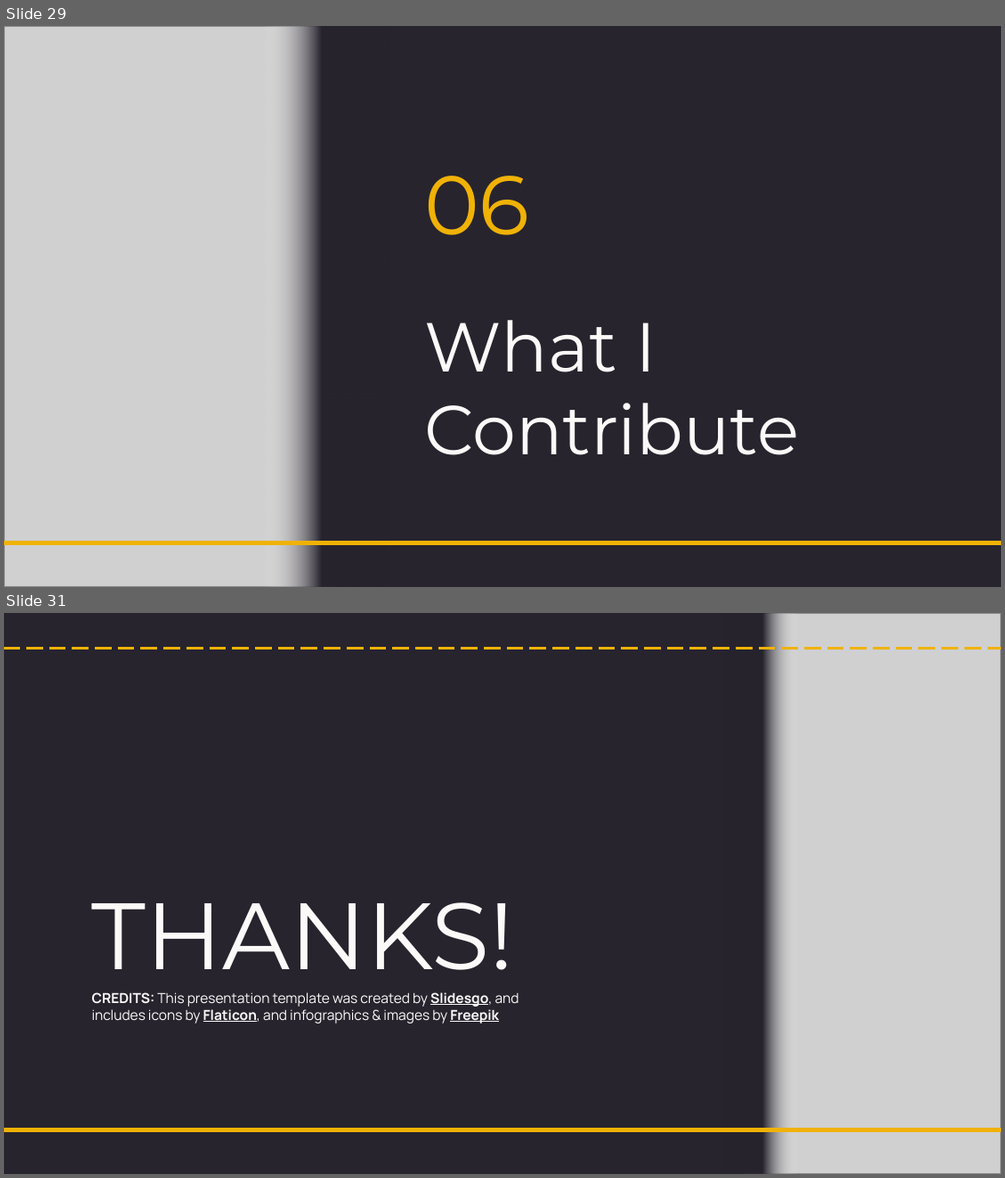
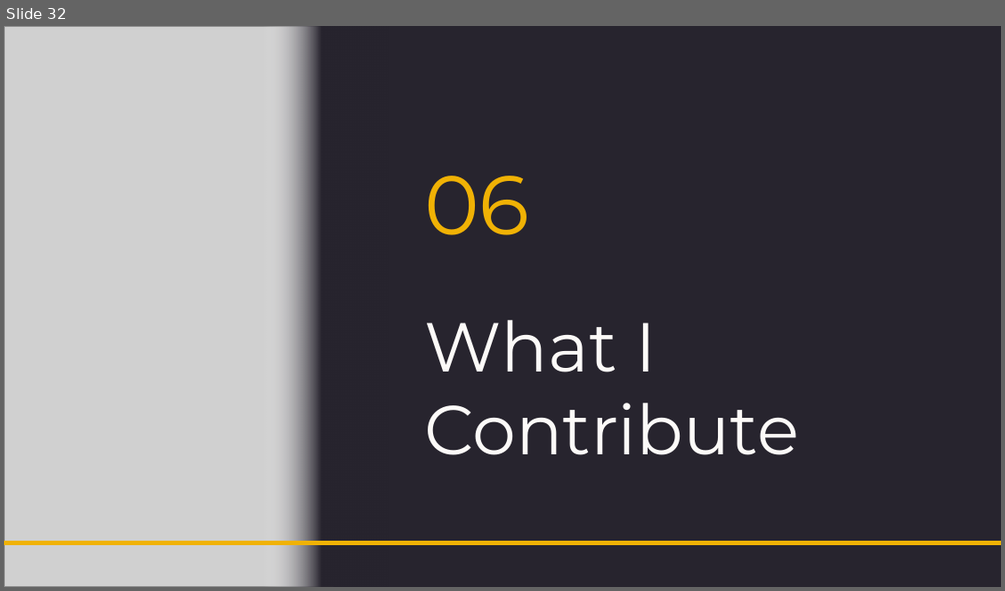
Before and after one commit to NightfuryEquinn/Ridership, a slide deck: docs/24202141_yipzixian_p1_presentation_revised.pptx. Shown one above the other, each under a label of ours: slides 29 and 31 before the commit, slide 32 after it; the slides between them are not shown. The pictures are 1005x1178 and 1005x591 pixels, drawn with LibreOffice and Linux fonts; fonts in the diff are those of the drawing; grey boxes stand for pictures. Boxes give left, top, right and bottom in pixels: in the first picture for what was removed or moved away, otherwise in the second. Text is boxed around its words. In the diff, an @@ line names an element or a change of style, - is before the commit and + after.

```diff
--- a/docs/24202141_yipzixian_p1_presentation_revised.pptx
+++ b/docs/24202141_yipzixian_p1_presentation_revised.pptx
@@ slide 31 removed at <box>4,613,1001,1174</box>, background #27242E @@
@@ rectangle removed at <box>721,613,799,1173</box> @@
@@ picture removed at <box>745,613,1001,1173</box> @@
@@ line removed from (4, 648) to (1001, 648) @@
@@ title removed at <box>92,902,515,970</box> @@
-THANKS!
@@ text removed at <box>92,992,519,1023</box> @@
-CREDITS: This presentation template was created by Slidesgo, and includes icons by Flaticon, and infographics & images by Freepik
@@ line removed from (4, 1129) to (1001, 1129) @@
@@ what was slide 29 is now slide 32 @@
```
Also in this commit, not shown: 3 slides changed, 5 slides added, 25 other files.
